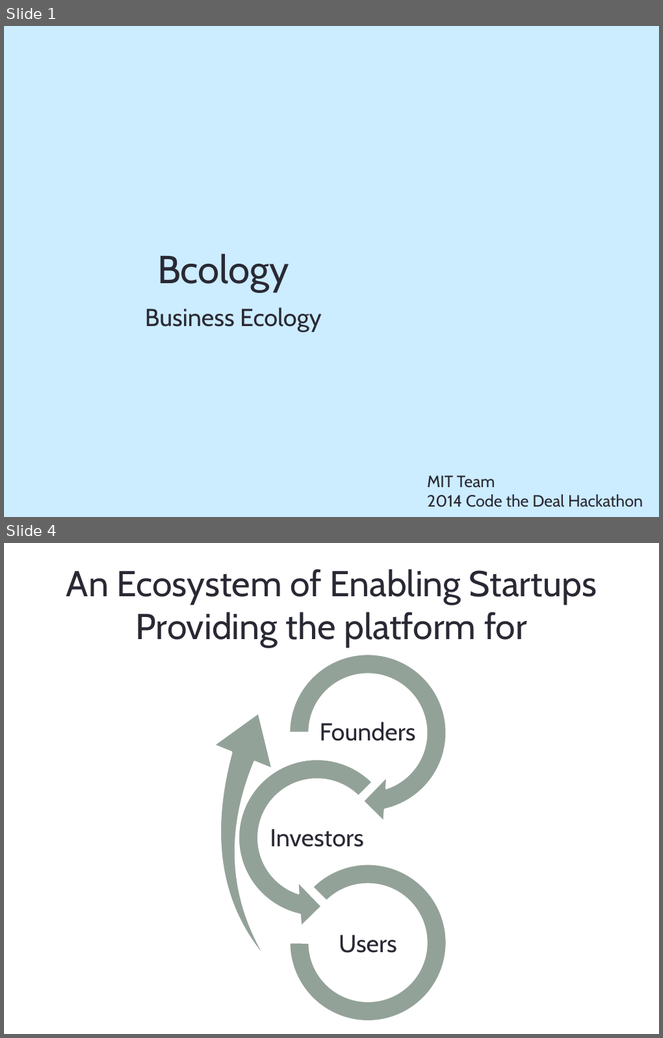
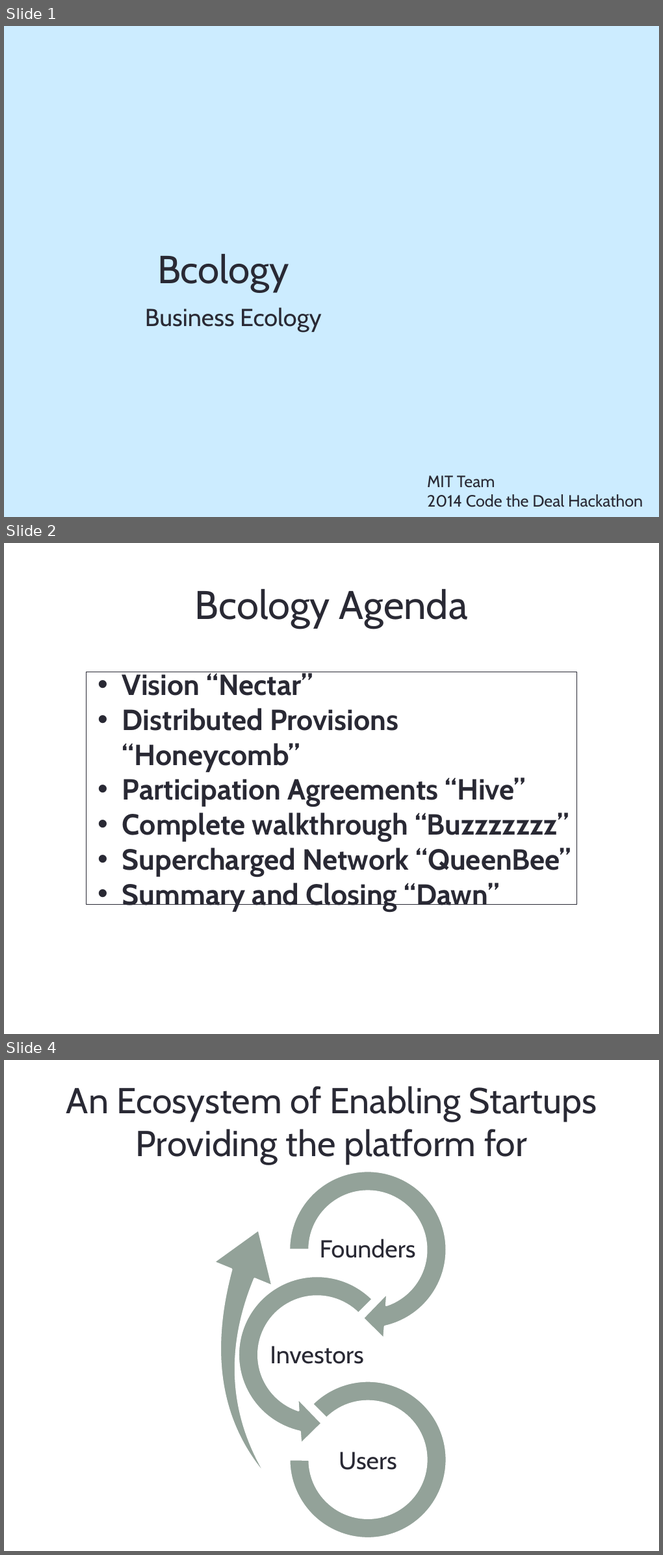
Before and after one commit to HumanDynamics/CodeTheDeal, a slide deck: Demo/Bcology.pptx. Shown one above the other, each under a label of ours: slides 1 and 4 before the commit, slides 1, 2 and 4 after it; the slides between them are not shown. The pictures are 663x1038 and 663x1555 pixels, drawn with LibreOffice and Linux fonts; fonts in the diff are those of the drawing; background and template pictures are left out. Boxes give left, top, right and bottom in pixels: in the first picture for what was removed or moved away, otherwise in the second. Text is boxed around its words. In the diff, an @@ line names an element or a change of style, - is before the commit and + after.

```diff
--- a/Demo/Bcology.pptx
+++ b/Demo/Bcology.pptx
@@ slide 2 added at (4,543,659,1034), background #FFFFFF @@
@@ title added at (195,589,468,628), 44 pt, text #292934 @@
+Bcology Agenda
@@ rectangle added at (86,672,577,904), outline #292934 0.75 pt, 32 pt, text #292934, bold @@
+• Vision “Nectar”
+• Distributed Provisions “Honeycomb”
+• Participation Agreements “Hive”
+• Complete walkthrough “Buzzzzzzz”
+• Supercharged Network “QueenBee”
+• Summary and Closing “Dawn”
```
Also in this commit, not shown: 4 slides changed, 9 other slides added, 3 slides removed.
